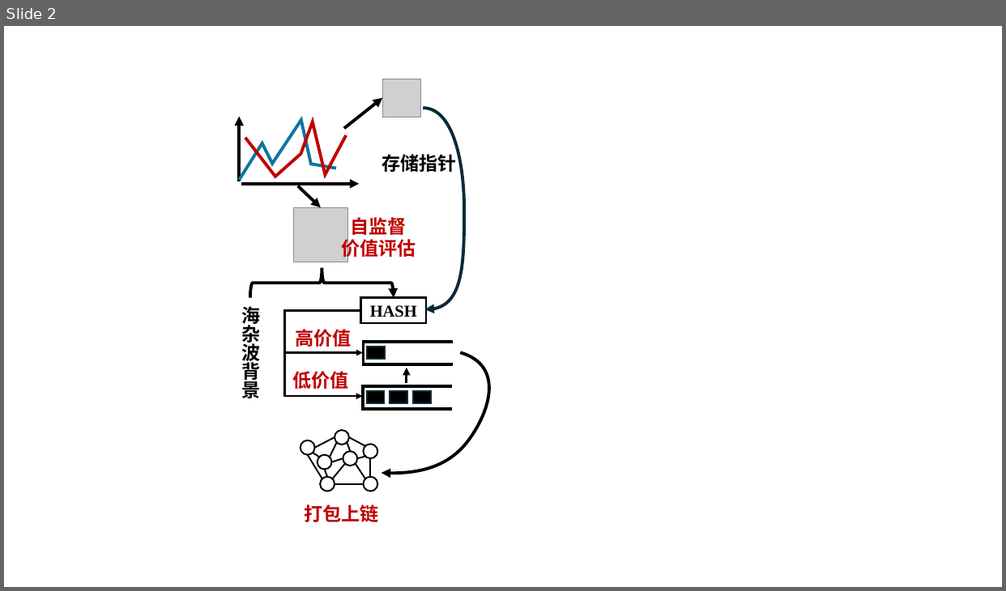
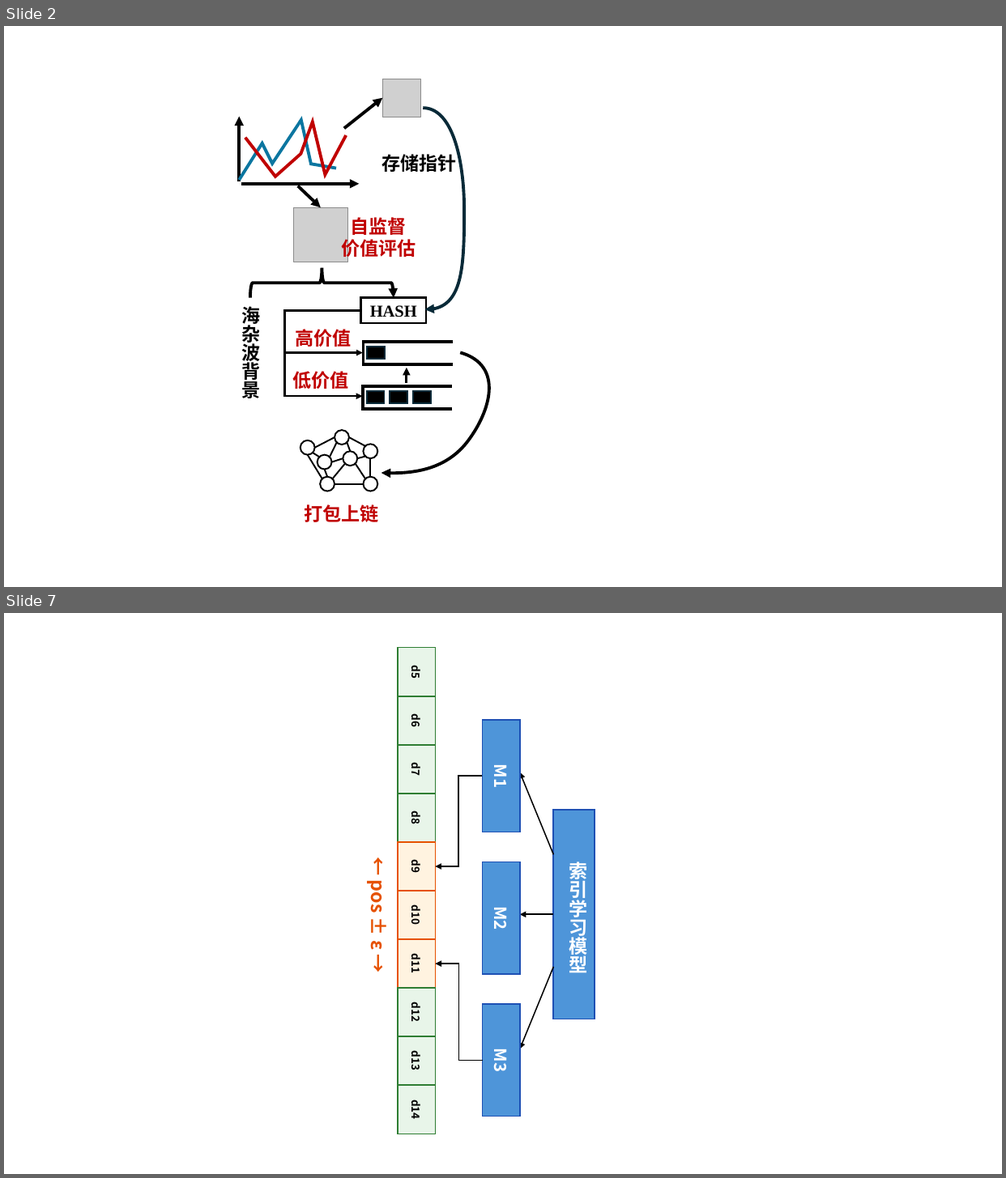
Before and after one commit to yeshu8zpf/NSFC_MCI, a slide deck: 军民融合/ppt/研究方案二C.pptx. Shown one above the other, each under a label of ours: slide 2 before the commit, slides 2 and 7 after it; the slides between them are not shown. The pictures are 1006x591 and 1006x1178 pixels, drawn with LibreOffice and Linux fonts; fonts in the diff are those of the drawing; grey boxes stand for pictures. Boxes give left, top, right and bottom in pixels: in the first picture for what was removed or moved away, otherwise in the second. Text is boxed around its words. In the diff, an @@ line names an element or a change of style, - is before the commit and + after.

```diff
--- a/军民融合/ppt/研究方案二C.pptx
+++ b/军民融合/ppt/研究方案二C.pptx
@@ slide 7 added at box(4, 613, 1002, 1174), background #FFFFFF @@
@@ group added at box(366, 648, 594, 1135): 14 rectangles, 3 arrows, 2 elbow arrows, 2 texts @@
+M1
+M2
+M3
+d5
+d6
+d7
+d8
+d9
+d10
+d11
+d12
+d13
+d14
+← pos ± ε →
+索引学习模型
```
Also in this commit, not shown: 2 slides changed, 3 other slides added, 1 other file.
